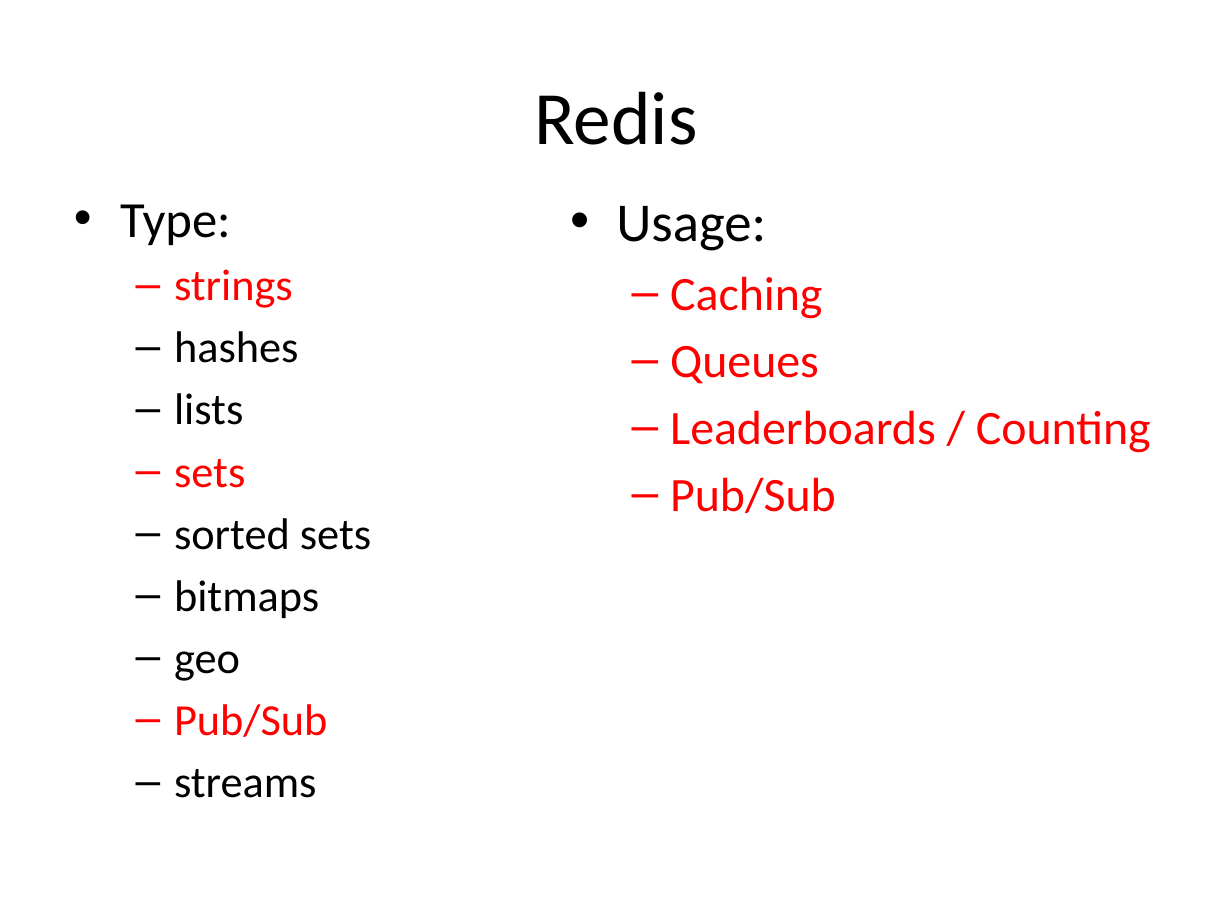
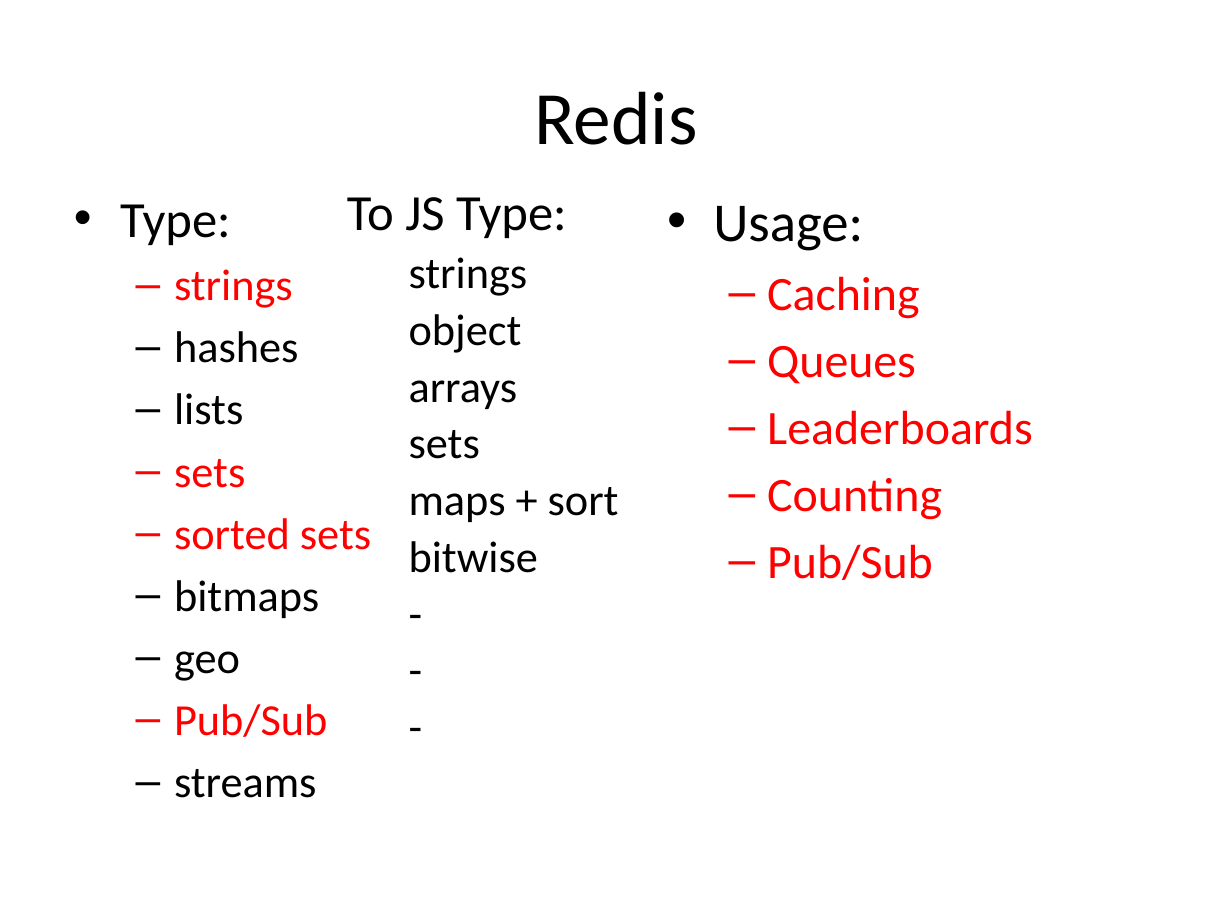
Before and after one commit to jimliu7434/microservice-sample, a slide deck: slide 4 of Microservice02.pptx. Drawn at 1232x924 pixels with LibreOffice and Linux fonts; fonts in the diff are those of the drawing. Boxes give left, top, right and bottom in pixels: in the first picture for what was removed or moved away, otherwise in the second. Text is boxed around its words. In the diff, an @@ line names an element or a change of style, - is before the commit and + after.

Commit message:
update pptx

```diff
--- a/Microservice02.pptx
+++ b/Microservice02.pptx
@@ text added at bbox=[347, 197, 619, 573], 25.9 pt, text #000000 @@
+To JS Type:
+  strings
+  object
+  arrays
+  sets
+  maps + sort
+  bitwise
+  -
+  -
+  -
@@ text "Usage:": place and size @@
-text "Usage:" at bbox=[616, 206, 1151, 513]
+text "Usage:" at bbox=[713, 206, 1033, 580]
@@ text at bbox=[767, 410, 1033, 520]: text changed @@
-  – Leaderboards / Counting
+  – Leaderboards
+  – Counting
@@ text at bbox=[174, 518, 371, 550]: text colour #000000 to #FF0000 in "sorted sets" @@
```
